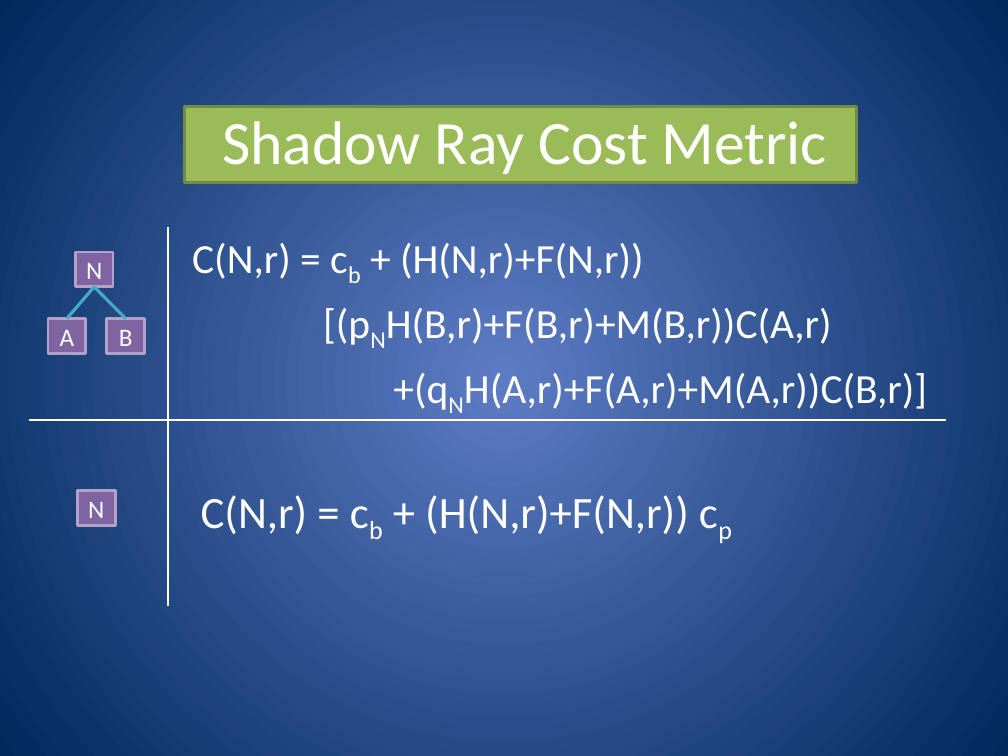
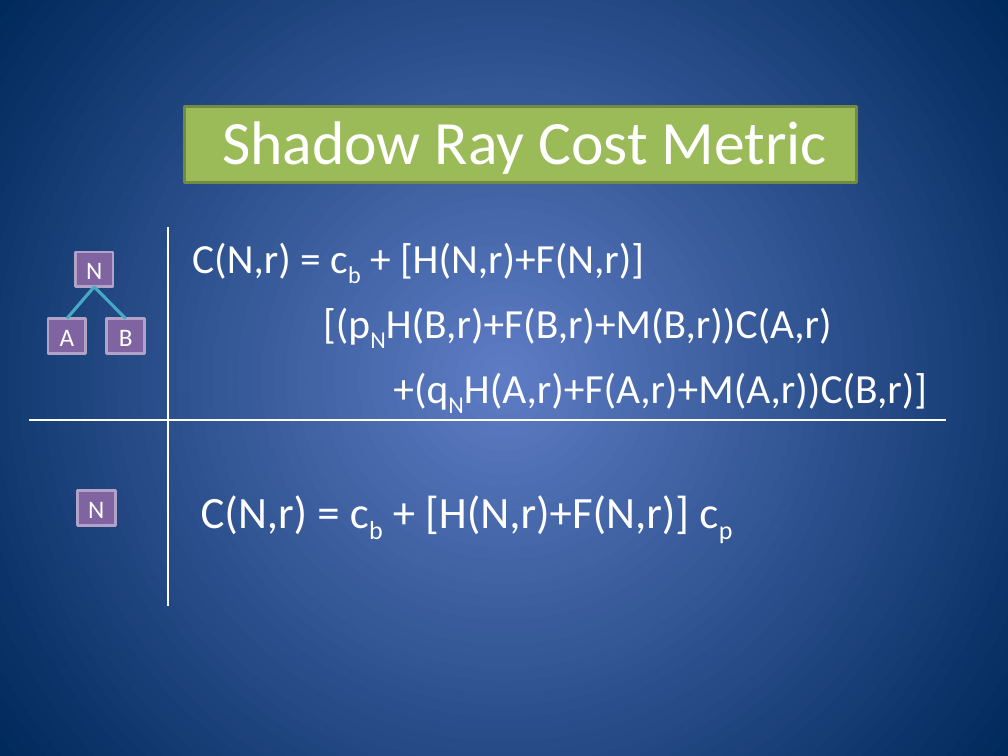
Before and after one commit to nfeltman/RayView, a slide deck: slide 22 of documentation/GroupMeetingPresentation.pptx (slide 17 before the commit). Drawn at 1008x756 pixels with LibreOffice and Linux fonts; fonts in the diff are those of the drawing. Boxes give left, top, right and bottom in pixels: in the first picture for what was removed or moved away, otherwise in the second. Text is boxed around its words. In the diff, an @@ line names an element or a change of style, - is before the commit and + after.

```diff
--- a/documentation/GroupMeetingPresentation.pptx
+++ b/documentation/GroupMeetingPresentation.pptx
@@ text at (192, 243, 644, 279): text changed @@
-C(N,r) = cb + (H(N,r)+F(N,r))
+C(N,r) = cb + [H(N,r)+F(N,r)]
@@ text at (201, 495, 689, 534): text changed @@
-C(N,r) = cb + (H(N,r)+F(N,r)) cp
+C(N,r) = cb + [H(N,r)+F(N,r)] cp
```
Also in this commit, not shown: 8 other slides changed, 13 slides added, 2 slides removed.
